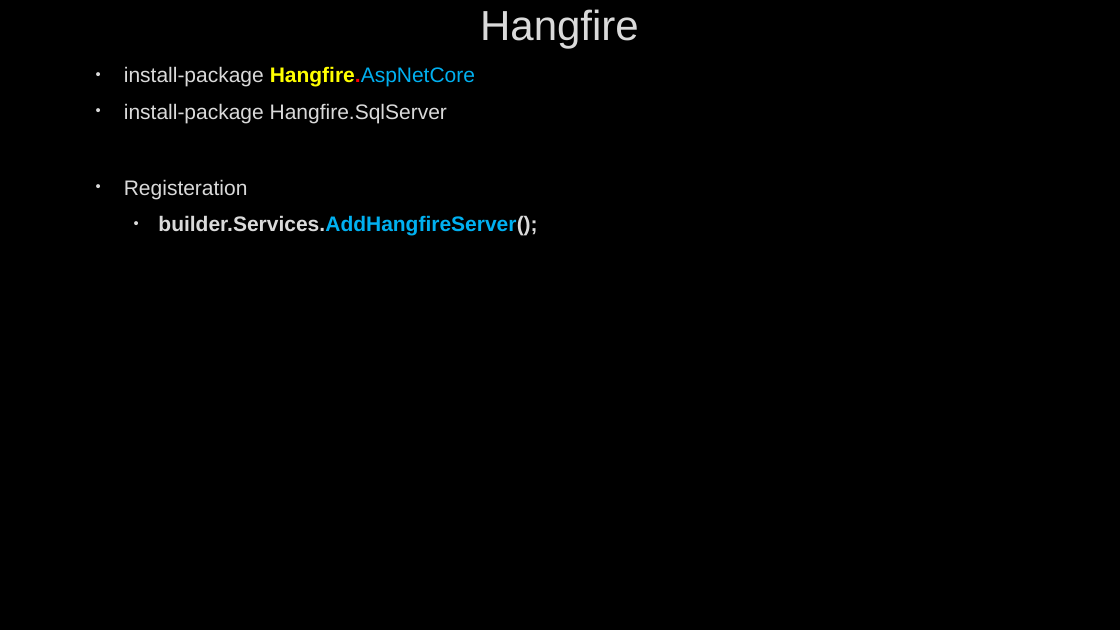
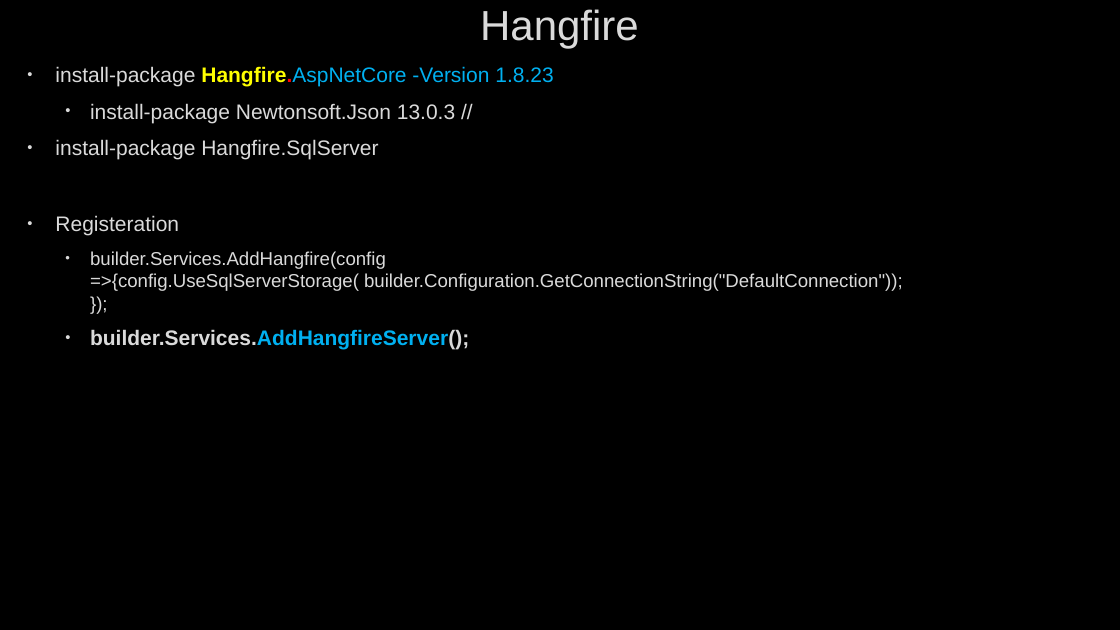
Before and after one commit to AhmedMohamedSamir1/Summary, a slide deck: slide 21 of Dot Net/NEW.pptx (slide 20 before the commit). Drawn at 1120x630 pixels with LibreOffice and Linux fonts; fonts in the diff are those of the drawing; background and template pictures are left out. Boxes give left, top, right and bottom in pixels: in the first picture for what was removed or moved away, otherwise in the second. Text is boxed around its words. In the diff, an @@ line names an element or a change of style, - is before the commit and + after.

```diff
--- a/Dot Net/NEW.pptx
+++ b/Dot Net/NEW.pptx
@@ text "install-package Hangfire.AspNetCore -Version 1.8.23" moved from (x1=124, y1=66, x2=537, y2=236) to (x1=55, y1=66, x2=903, y2=350) @@
@@ text at (x1=55, y1=66, x2=553, y2=123): text changed @@
-• install-package Hangfire.AspNetCore
+• install-package Hangfire.AspNetCore -Version 1.8.23
+  • install-package Newtonsoft.Json 13.0.3 //
@@ text at (x1=90, y1=251, x2=903, y2=291): paragraph added @@
+  • builder.Services.AddHangfire(config =>{config.UseSqlServerStorage( builder.Configuration.GetConnectionString("DefaultConnection"));
+    });
```
Also in this commit, not shown: 1 slide added, 7 other files.
